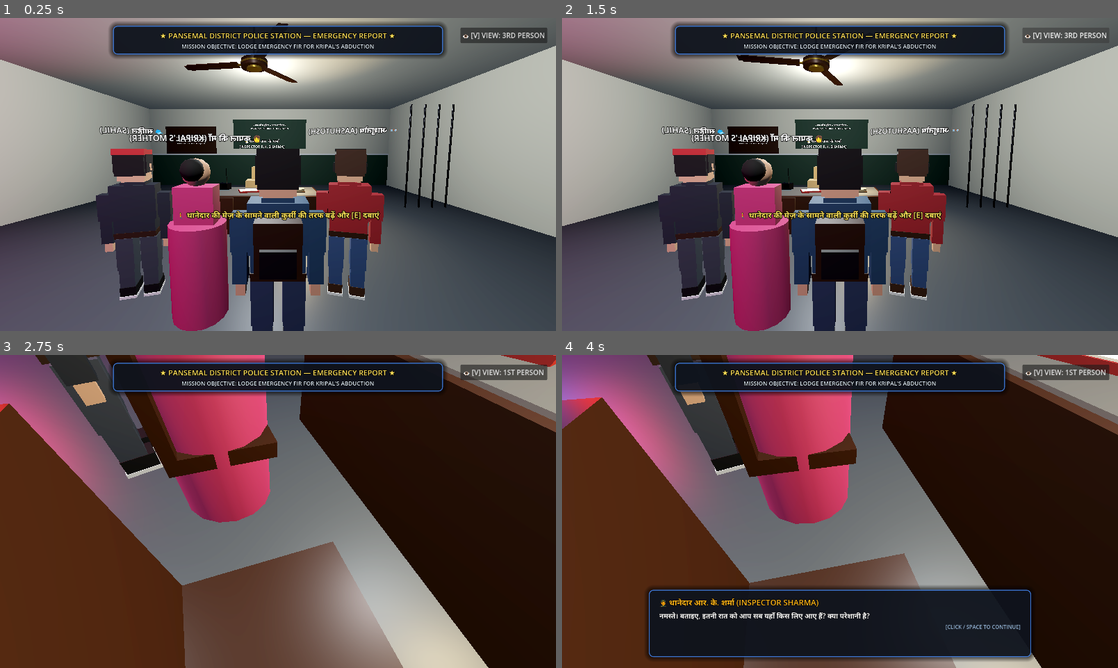
Above: before the commit, frames 1-4 (two rows, left to right).
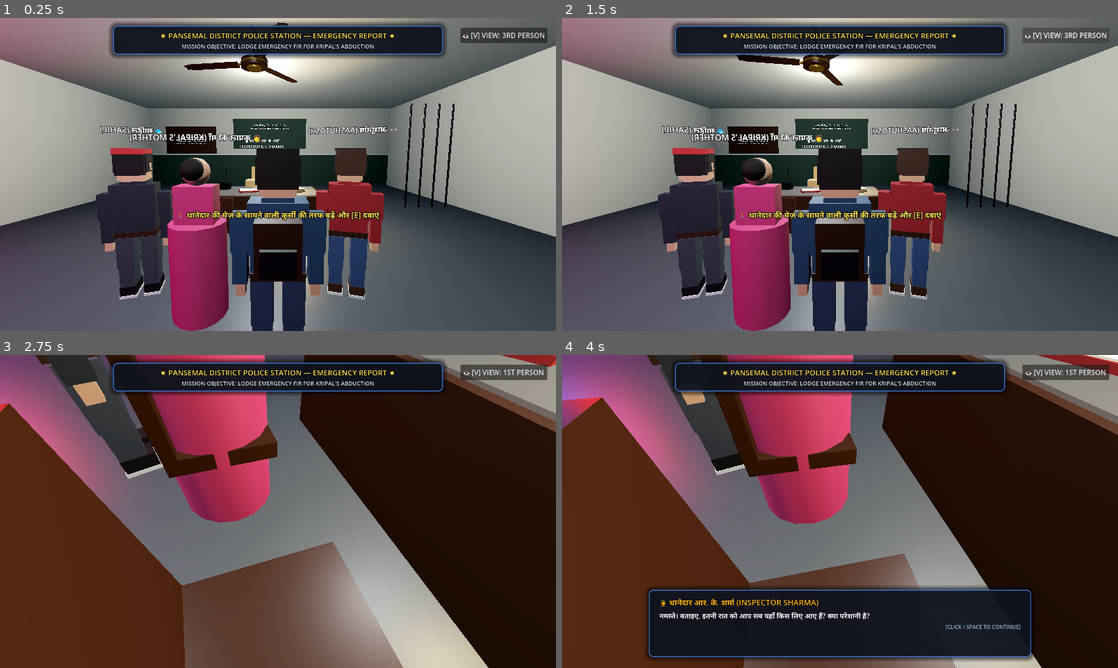
Above: after the commit, the same moments.

Repository: Sahil13092008/HorrorMission
Game: Godot game, scene res://scenes/police_station.tscn
Two runs of this game, one before a commit and one after it. Both use one fixed random seed, a clock stepped at 60 frames per second and the inputs below. This scene is started directly instead of the project's main scene. Sound files missing from this copy of the repository are replaced by a short silence.
Inputs (mouse positions are in pixels of both pictures, inside the frame that each line leads up to):
- Up to frame 1 (0.25 s): no input
- Up to frame 2 (1.5 s): click "👁️ [V] VIEW: 3RD PERSON" at 0.5 s; click "👁️ [V] VIEW: 1ST PERSON" at 1.25 s
- Up to frame 3 (2.75 s): tap Enter at 2, 2.1 s; move the mouse to (305, 511) at 2.02 s; hold Up (ui_up) from 2.03 s (still down); click (305, 511) at 2.17 s; tap Space at 2.27 s
- Up to frame 4 (4 s): keep holding Up (ui_up); move the mouse to (812, 511) at 2.77 s; tap V at 2.85 s; tap Space at 3.02 s; move the mouse to (851, 505) at 3.52 s; tap F at 3.6 s

The runs differ from the first frame. In frame 1, 1.4% of the frame differs, in the area x 0-100%, y 1-100%; in frame 2, 1.4%, in the area x 0-100%, y 2-100%; in frame 3, less than 0.1%; in frame 4, nothing differs.

Commit message:
Regenerate Hindi dialogue audio to match updated lines, add solid physical collisions to all characters, furniture, vehicles, and objects

Diff:
--- a/scenes/bhangarh_ruins.tscn
+++ b/scenes/bhangarh_ruins.tscn
@@ -327,21 +327,25 @@
 
 [node name="Pillar1" type="CSGBox3D" parent="RuinsGeometry"]
 transform = Transform3D(1, 0, 0, 0, 1, 0, 0, 0, 1, -2.8, 2.5, -4)
+use_collision = true
 size = Vector3(0.9, 5.0, 0.9)
 material = SubResource("Mat_Pillar")
 
 [node name="Pillar2" type="CSGBox3D" parent="RuinsGeometry"]
 transform = Transform3D(1, 0, 0, 0, 1, 0, 0, 0, 1, 2.8, 2.5, -4)
+use_collision = true
 size = Vector3(0.9, 5.0, 0.9)
 material = SubResource("Mat_Pillar")
 
 [node name="Pillar3" type="CSGBox3D" parent="RuinsGeometry"]
 transform = Transform3D(1, 0, 0, 0, 1, 0, 0, 0, 1, -2.8, 2.5, 3)
+use_collision = true
 size = Vector3(0.9, 5.0, 0.9)
 material = SubResource("Mat_Pillar")
 
 [node name="Pillar4" type="CSGBox3D" parent="RuinsGeometry"]
 transform = Transform3D(1, 0, 0, 0, 1, 0, 0, 0, 1, 2.8, 2.5, 3)
+use_collision = true
 size = Vector3(0.9, 5.0, 0.9)
 material = SubResource("Mat_Pillar")
 
--- a/scenes/police_station.tscn
+++ b/scenes/police_station.tscn
@@ -244,6 +244,17 @@
 albedo_color = Color(0.92, 0.92, 0.90, 1)
 roughness = 0.5
 
+[sub_resource type="CapsuleShape3D" id="Capsule_PlayerPolice"]
+radius = 0.38
+height = 1.75
+
+[sub_resource type="CapsuleShape3D" id="Capsule_NPCPolice"]
+radius = 0.42
+height = 1.75
+
+[sub_resource type="BoxShape3D" id="Box_CellBars"]
+size = Vector3(1.6, 3.0, 0.2)
+
 [node name="PoliceStation" type="Node3D"]
 script = ExtResource("1_script")
 
@@ -519,11 +530,13 @@
 
 [node name="Seat" type="CSGBox3D" parent="OfficeProps/VisitorChairLeft"]
 transform = Transform3D(1, 0, 0, 0, 1, 0, 0, 0, 1, 0, 0.45, 0)
+use_collision = true
 size = Vector3(0.55, 0.08, 0.5)
 material = SubResource("Mat_DeskWood")
 
 [node name="Backrest" type="CSGBox3D" parent="OfficeProps/VisitorChairLeft"]
 transform = Transform3D(1, 0, 0, 0, 1, 0, 0, 0, 1, 0, 0.72, 0.22)
+use_collision = true
 size = Vector3(0.55, 0.48, 0.06)
 material = SubResource("Mat_DeskWood")
 
@@ -532,11 +545,13 @@
 
 [node name="Seat" type="CSGBox3D" parent="OfficeProps/VisitorChairRight"]
 transform = Transform3D(1, 0, 0, 0, 1, 0, 0, 0, 1, 0, 0.45, 0)
+use_collision = true
 size = Vector3(0.55, 0.08, 0.5)
 material = SubResource("Mat_DeskWood")
 
 [node name="Backrest" type="CSGBox3D" parent="OfficeProps/VisitorChairRight"]
 transform = Transform3D(1, 0, 0, 0, 1, 0, 0, 0, 1, 0, 0.72, 0.22)
+use_collision = true
 size = Vector3(0.55, 0.48, 0.06)
 material = SubResource("Mat_DeskWood")
 
@@ -545,11 +560,13 @@
 
 [node name="Seat" type="CSGBox3D" parent="OfficeProps/InspectorChair"]
 transform = Transform3D(1, 0, 0, 0, 1, 0, 0, 0, 1, 0, 0.45, 0)
+use_collision = true
 size = Vector3(0.6, 0.1, 0.55)
 material = SubResource("Mat_PoliceDarkBrown")
 
 [node name="Backrest" type="CSGBox3D" parent="OfficeProps/InspectorChair"]
 transform = Transform3D(1, 0, 0, 0, 1, 0, 0, 0, 1, 0, 0.85, -0.24)
+use_collision = true
 size = Vector3(0.55, 0.75, 0.1)
 material = SubResource("Mat_PoliceDarkBrown")
 
@@ -582,6 +599,12 @@
 [node name="LockupCell" type="Node3D" parent="OfficeProps"]
 transform = Transform3D(1, 0, 0, 0, 1, 0, 0, 0, 1, 4.2, 0, -2.5)
 
+[node name="CellCollision" type="StaticBody3D" parent="OfficeProps/LockupCell"]
+transform = Transform3D(1, 0, 0, 0, 1, 0, 0, 0, 1, 0.6, 1.5, 0)
+
+[node name="CollisionShape3D" type="CollisionShape3D" parent="OfficeProps/LockupCell/CellCollision"]
+shape = SubResource("Box_CellBars")
+
 [node name="Bar1" type="CSGCylinder3D" parent="OfficeProps/LockupCell"]
 transform = Transform3D(1, 0, 0, 0, 1, 0, 0, 0, 1, 0, 1.5, 0)
 radius = 0.025
@@ -608,8 +631,14 @@
 
 [node name="Characters" type="Node3D" parent="."]
 
-[node name="Thanedaar" type="Node3D" parent="Characters"]
+[node name="Thanedaar" type="CharacterBody3D" parent="Characters"]
 transform = Transform3D(1, 0, 0, 0, 1, 0, 0, 0, 1, 0, 0, -1.65)
+collision_layer = 2
+collision_mask = 7
+
+[node name="CollisionShape3D" type="CollisionShape3D" parent="Characters/Thanedaar"]
+transform = Transform3D(1, 0, 0, 0, 1, 0, 0, 0, 1, 0, 0.88, 0)
+shape = SubResource("Capsule_NPCPolice")
 
 [node name="Torso" type="CSGBox3D" parent="Characters/Thanedaar"]
 transform = Transform3D(1, 0, 0, 0, 1, 0, 0, 0, 1, 0, 0.95, 0)
@@ -663,8 +692,14 @@
 font_size = 18
 outline_size = 5
 
-[node name="Sahil" type="Node3D" parent="Characters"]
+[node name="Sahil" type="CharacterBody3D" parent="Characters"]
 transform = Transform3D(-0.966, 0, -0.259, 0, 1, 0, 0.259, 0, -0.966, -1.2, 0, 1.4)
+collision_layer = 2
+collision_mask = 7
+
+[node name="CollisionShape3D" type="CollisionShape3D" parent="Characters/Sahil"]
+transform = Transform3D(1, 0, 0, 0, 1, 0, 0, 0, 1, 0, 0.88, 0)
+shape = SubResource("Capsule_NPCPolice")
 
 [node name="HeadNode" type="Node3D" parent="Characters/Sahil"]
 transform = Transform3D(1, 0, 0, 0, 1, 0, 0, 0, 1, 0, 1.48, 0)
@@ -918,8 +953,14 @@
 font_size = 16
 outline_size = 4
 
-[node name="Aashutosh" type="Node3D" parent="Characters"]
+[node name="Aashutosh" type="CharacterBody3D" parent="Characters"]
 transform = Transform3D(-0.966, 0, 0.259, 0, 1, 0, -0.259, 0, -0.966, 1.2, 0, 1.4)
+collision_layer = 2
+collision_mask = 7
+
+[node name="CollisionShape3D" type="CollisionShape3D" parent="Characters/Aashutosh"]
+transform = Transform3D(1, 0, 0, 0, 1, 0, 0, 0, 1, 0, 0.88, 0)
+shape = SubResource("Capsule_NPCPolice")
 
 [node name="HeadNode" type="Node3D" parent="Characters/Aashutosh"]
 transform = Transform3D(1, 0, 0, 0, 1, 0, 0, 0, 1, 0, 1.48, 0)
@@ -1193,8 +1234,14 @@
 font_size = 16
 outline_size = 4
 
-[node name="KripalMummy" type="Node3D" parent="Characters"]
+[node name="KripalMummy" type="CharacterBody3D" parent="Characters"]
 transform = Transform3D(-1, 0, 0, 0, 1, 0, 0, 0, -1, -0.4, 0, 1.7)
+collision_layer = 2
+collision_mask = 7
+
+[node name="CollisionShape3D" type="CollisionShape3D" parent="Characters/KripalMummy"]
+transform = Transform3D(1, 0, 0, 0, 1, 0, 0, 0, 1, 0, 0.85, 0)
+shape = SubResource("Capsule_NPCPolice")
 
 [node name="SareeSkirt" type="CSGCylinder3D" parent="Characters/KripalMummy"]
 transform = Transform3D(1, 0, 0, 0, 1, 0, 0, 0, 1, 0, 0.48, 0)
@@ -1229,8 +1276,14 @@
 font_size = 16
 outline_size = 4
 
-[node name="Player" type="Node3D" parent="."]
+[node name="Player" type="CharacterBody3D" parent="."]
 transform = Transform3D(1, 0, 0, 0, 1, 0, 0, 0, 1, 0.4, 0.0, 2.2)
+collision_layer = 1
+collision_mask = 7
+
+[node name="CollisionShape3D" type="CollisionShape3D" parent="Player"]
+transform = Transform3D(1, 0, 0, 0, 1, 0, 0, 0, 1, 0, 0.88, 0)
+shape = SubResource("Capsule_PlayerPolice")
 
 [node name="VisualModel" type="Node3D" parent="Player"]
 transform = Transform3D(-1, 0, 0, 0, 1, 0, 0, 0, -1, 0, 0, 0)
--- a/scenes/street_to_kripal.tscn
+++ b/scenes/street_to_kripal.tscn
@@ -474,6 +474,9 @@
 metallic = 0.8
 roughness = 0.3
 
+[sub_resource type="BoxShape3D" id="Box_ParkedBicycles"]
+size = Vector3(2.4, 1.2, 2.0)
+
 [node name="StreetToKripal" type="Node3D"]
 script = ExtResource("1_street")
 
@@ -546,6 +549,12 @@
 [node name="ParkedBicycles" type="Node3D" parent="."]
 transform = Transform3D(1, 0, 0, 0, 1, 0, 0, 0, 1, -3.2, 0.1, -85.0)
 visible = false
+
+[node name="BicyclesCollision" type="StaticBody3D" parent="ParkedBicycles"]
+transform = Transform3D(1, 0, 0, 0, 1, 0, 0, 0, 1, -0.6, 0.6, 0.5)
+
+[node name="CollisionShape3D" type="CollisionShape3D" parent="ParkedBicycles/BicyclesCollision"]
+shape = SubResource("Box_ParkedBicycles")
 
 [node name="ParkedCyclePlayer" type="Node3D" parent="ParkedBicycles"]
 transform = Transform3D(0.966, 0, 0.259, 0, 0.996, 0.087, -0.259, -0.084, 0.962, 0.0, 0.0, 0.0)
@@ -2411,8 +2420,15 @@
 
 [node name="Pedestrians" type="Node3D" parent="EnvironmentProps"]
 
-[node name="Pedestrian1" type="Node3D" parent="EnvironmentProps/Pedestrians"]
+[node name="Pedestrian1" type="CharacterBody3D" parent="EnvironmentProps/Pedestrians"]
 transform = Transform3D(1, 0, 0, 0, 1, 0, 0, 0, 1, -4.6, 0.2, -22)
+collision_layer = 2
+collision_mask = 7
+
+[node name="CollisionShape3D" type="CollisionShape3D" parent="EnvironmentProps/Pedestrians/Pedestrian1"]
+transform = Transform3D(1, 0, 0, 0, 1, 0, 0, 0, 1, 0, 0.88, 0)
+shape = SubResource("Capsule_Player")
+
 [node name="Body" type="CSGBox3D" parent="EnvironmentProps/Pedestrians/Pedestrian1"]
 transform = Transform3D(1, 0, 0, 0, 1, 0, 0, 0, 1, 0, 0.9, 0)
 size = Vector3(0.4, 0.8, 0.25)
@@ -2426,8 +2442,15 @@
 size = Vector3(0.35, 0.7, 0.22)
 material = SubResource("Mat_Jeans")
 
-[node name="Pedestrian2" type="Node3D" parent="EnvironmentProps/Pedestrians"]
+[node name="Pedestrian2" type="CharacterBody3D" parent="EnvironmentProps/Pedestrians"]
 transform = Transform3D(-1, 0, -8.74228e-08, 0, 1, 0, 8.74228e-08, 0, -1, 4.6, 0.2, -45)
+collision_layer = 2
+collision_mask = 7
+
+[node name="CollisionShape3D" type="CollisionShape3D" parent="EnvironmentProps/Pedestrians/Pedestrian2"]
+transform = Transform3D(1, 0, 0, 0, 1, 0, 0, 0, 1, 0, 0.88, 0)
+shape = SubResource("Capsule_Player")
+
 [node name="Body" type="CSGBox3D" parent="EnvironmentProps/Pedestrians/Pedestrian2"]
 transform = Transform3D(1, 0, 0, 0, 1, 0, 0, 0, 1, 0, 0.9, 0)
 size = Vector3(0.4, 0.8, 0.25)
@@ -2444,7 +2467,7 @@
 [node name="KripalCar" type="CharacterBody3D" parent="." groups=["vehicle"]]
 transform = Transform3D(-1, 0, -8.74228e-08, 0, 1, 0, 8.74228e-08, 0, -1, 3.6, 0.35, -78.0)
 collision_layer = 4
-collision_mask = 1
+collision_mask = 7
 
 [node name="CarCollisionShape" type="CollisionShape3D" parent="KripalCar"]
 transform = Transform3D(1, 0, 0, 0, 1, 0, 0, 0, 1, 0, 0.65, 0)
@@ -2752,9 +2775,15 @@
 [node name="CollisionShape3D" type="CollisionShape3D" parent="KripalHouse/DoorTrigger"]
 shape = SubResource("Box_DoorTrigger")
 
-[node name="KripalMummy" type="Node3D" parent="KripalHouse"]
+[node name="KripalMummy" type="CharacterBody3D" parent="KripalHouse"]
 transform = Transform3D(0, 0, -1, 0, 1, 0, 1, 0, 0, -2.9, 0.1, 0)
 visible = false
+collision_layer = 2
+collision_mask = 7
+
+[node name="CollisionShape3D" type="CollisionShape3D" parent="KripalHouse/KripalMummy"]
+transform = Transform3D(1, 0, 0, 0, 1, 0, 0, 0, 1, 0, 0.85, 0)
+shape = SubResource("Capsule_Player")
 
 [node name="SareeSkirt" type="CSGCylinder3D" parent="KripalHouse/KripalMummy"]
 transform = Transform3D(1, 0, 0, 0, 1, 0, 0, 0, 1, 0, 0.48, 0)
@@ -2812,6 +2841,8 @@
 
 [node name="Player" type="CharacterBody3D" parent="."]
 transform = Transform3D(1, 0, 0, 0, 1, 0, 0, 0, 1, 0, 0.1, 0)
+collision_layer = 1
+collision_mask = 7
 
 [node name="CollisionShape3D" type="CollisionShape3D" parent="Player"]
 transform = Transform3D(1, 0, 0, 0, 1, 0, 0, 0, 1, 0, 0.88, 0)
@@ -3503,7 +3534,7 @@
 [node name="SahilCompanion" type="CharacterBody3D" parent="Companions"]
 transform = Transform3D(1, 0, 0, 0, 1, 0, 0, 0, 1, -1.6, 0.1, 0.8)
 collision_layer = 2
-collision_mask = 1
+collision_mask = 7
 
 [node name="CollisionShape3D" type="CollisionShape3D" parent="Companions/SahilCompanion"]
 transform = Transform3D(1, 0, 0, 0, 1, 0, 0, 0, 1, 0, 0.88, 0)
@@ -3843,7 +3874,7 @@
 [node name="AashutoshCompanion" type="CharacterBody3D" parent="Companions"]
 transform = Transform3D(1, 0, 0, 0, 1, 0, 0, 0, 1, 1.6, 0.1, 0.8)
 collision_layer = 2
-collision_mask = 1
+collision_mask = 7
 
 [node name="CollisionShape3D" type="CollisionShape3D" parent="Companions/AashutoshCompanion"]
 transform = Transform3D(1, 0, 0, 0, 1, 0, 0, 0, 1, 0, 0.88, 0)
--- a/scripts/police_station.gd
+++ b/scripts/police_station.gd
@@ -173,14 +173,23 @@
 	if Input.is_key_pressed(KEY_S): input_dir.y += 1.0
 	input_dir = input_dir.normalized()
 
+	var walk_speed: float = 2.4
 	if input_dir != Vector2.ZERO:
 		var move_dir = (player.transform.basis * Vector3(input_dir.x, 0, input_dir.y)).normalized()
-		var walk_speed: float = 2.4
-		player.position.x += move_dir.x * walk_speed * delta
-		player.position.z += move_dir.z * walk_speed * delta
-
-	# Keep player strictly on floor (Y = 0.0) and inside police office room bounds
-	player.position.y = 0.0
+		player.velocity.x = move_dir.x * walk_speed
+		player.velocity.z = move_dir.z * walk_speed
+	else:
+		player.velocity.x = move_toward(player.velocity.x, 0.0, walk_speed * 6.0 * delta)
+		player.velocity.z = move_toward(player.velocity.z, 0.0, walk_speed * 6.0 * delta)
+
+	if not player.is_on_floor():
+		player.velocity.y -= 9.8 * delta
+	else:
+		player.velocity.y = 0.0
+
+	player.move_and_slide()
+
+	# Keep player strictly on floor bounds and inside police office room bounds
 	player.position.x = clamp(player.position.x, -4.5, 4.5)
 	player.position.z = clamp(player.position.z, -1.8, 4.8)
 
Not shown, changed: audio/hindi_door.mp3
Not shown, changed: audio/hindi_line_5.mp3
Not shown, changed: audio/hindi_map_aashu.mp3
Not shown, changed: audio/hindi_map_sahil.mp3
Not shown, changed: audio/police_mummy_1.mp3
Not shown, changed: audio/police_player_2.mp3
